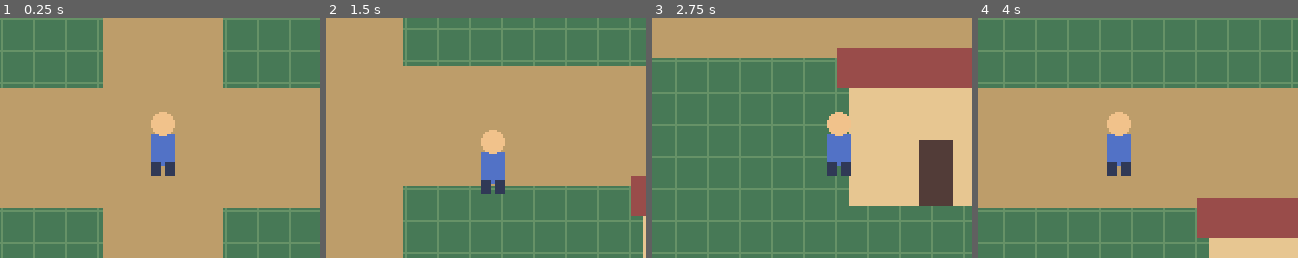
Above: before the commit, frames 1-4 (left to right).
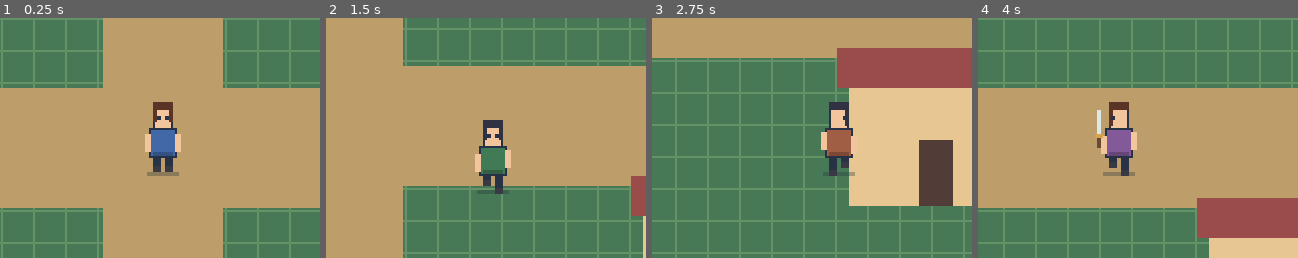
Above: after the commit, the same moments.

Repository: PylSerg/skyval-godot
Game: Godot game, scene res://prototype/camera_test.tscn
Two runs of this game, one before a commit and one after it. Both use one fixed random seed, a clock stepped at 60 frames per second and the inputs below.
Inputs:
- Up to frame 1 (0.25 s): no input
- Up to frame 2 (1.5 s): tap Enter at 0.5 s; hold Right (ui_right) 0.53-1.28 s; tap 1 at 0.6 s; tap 2 at 0.8, 1.35 s; hold Down (ui_down) from 1.28 s (still down)
- Up to frame 3 (2.75 s): tap 3 at 1.55, 2.1 s; release Down (ui_down) at 2.03 s; hold Right (ui_right) from 2.03 s (still down); tap 1 at 2.3 s
- Up to frame 4 (4 s): release Right (ui_right) at 2.78 s; hold Up (ui_up) 2.78-3.53 s; tap 1 at 2.85 s; tap 2 at 3.05, 3.6 s; hold Left (ui_left) from 3.53 s (still down); tap 3 at 3.8 s
The pictures show only the part of the screen within x 25-75%, y 23-73%; the shares and areas given below are measured in that part.

The runs differ from the first frame. In frame 1, 2.1% of the frame differs, in the area x 45-57%, y 35-66%; in frame 2, 2.1%; in frame 3, 1.9%; in frame 4, 2.3%, in the area x 36-50%, y 35-66%.

Commit message:
Add Skyval Character System v1: animated four-way avatar and optional LPC adapter

Diff:
--- /dev/null
+++ b/characters/character_visual.gd
@@ -0,0 +1,171 @@
+extends Node2D
+class_name SkyvalCharacterVisual
+## Character System v1: four-way, pixel-snapped animated avatar.
+## The procedural preview needs no artwork. Universal LPC is an optional renderer.
+
+enum Facing { SOUTH, WEST, EAST, NORTH }
+
+const LPC_SCRIPT := "res://addons/universal_lpc/universal_lpc_sprite_2d.gd"
+const LPC_METADATA := "res://addons/universal_lpc/universal_lpc_metadata.json"
+const OUTFIT_COLORS := ["#4368a8", "#417b56", "#a05e45", "#825a99"]
+const HAIR_COLORS := ["#5a3527", "#d5ad61", "#303142", "#bd7550"]
+
+@export_range(1.0, 16.0, 0.5) var walk_fps: float = 8.0
+@export var skin_color: Color = Color("#f2c59d")
+@export_group("Optional Universal LPC")
+@export var use_universal_lpc: bool = false
+@export var lpc_configuration: Dictionary = {}
+@export var lpc_origin_offset: Vector2 = Vector2(-32, -56)
+
+var facing: Facing = Facing.SOUTH
+var is_walking: bool = false
+var outfit_index: int = 0
+var hair_index: int = 0
+var weapon_equipped: bool = false
+
+var _walk_clock: float = 0.0
+var _walk_frame: int = 0
+var _lpc_renderer: Node2D = null
+
+func _ready() -> void:
+    texture_filter = CanvasItem.TEXTURE_FILTER_NEAREST
+    _try_enable_lpc()
+    queue_redraw()
+
+func _process(delta: float) -> void:
+    if _lpc_renderer != null or not is_walking:
+        return
+    _walk_clock += delta
+    var next_frame: int = int(floor(_walk_clock * walk_fps)) % 4
+    if next_frame != _walk_frame:
+        _walk_frame = next_frame
+        queue_redraw()
+
+func set_motion(direction: Vector2) -> void:
+    var next_walking: bool = direction.length_squared() > 0.0001
+    var next_facing: Facing = facing
+    if next_walking:
+        if absf(direction.x) > absf(direction.y):
+            next_facing = Facing.EAST if direction.x > 0.0 else Facing.WEST
+        else:
+            next_facing = Facing.SOUTH if direction.y > 0.0 else Facing.NORTH
+
+    var changed: bool = next_walking != is_walking or next_facing != facing
+    is_walking = next_walking
+    facing = next_facing
+    if not is_walking:
+        _walk_clock = 0.0
+        _walk_frame = 0
+    if changed:
+        if _lpc_renderer != null:
+            _apply_lpc_animation()
+        else:
+            queue_redraw()
+
+func cycle_outfit() -> void:
+    outfit_index = (outfit_index + 1) % OUTFIT_COLORS.size()
+    queue_redraw()
+
+func cycle_hair() -> void:
+    hair_index = (hair_index + 1) % HAIR_COLORS.size()
+    queue_redraw()
+
+func toggle_weapon() -> void:
+    weapon_equipped = not weapon_equipped
+    queue_redraw()
+
+func _try_enable_lpc() -> void:
+    if not use_universal_lpc:
+        return
+    if lpc_configuration.is_empty():
+        push_warning("Skyval LPC: configuration is empty; showing the prototype avatar.")
+        return
+    if not ResourceLoader.exists(LPC_SCRIPT) or not FileAccess.file_exists(LPC_METADATA):
+        push_warning("Skyval LPC: addon/metadata not installed in this Godot project; using prototype avatar.")
+        return
+
+    var renderer_script: Script = load(LPC_SCRIPT) as Script
+    if renderer_script == null:
+        push_warning("Skyval LPC: could not load renderer script; using prototype avatar.")
+        return
+    var instance: Object = renderer_script.new()
+    if not instance is Node2D:
+        push_warning("Skyval LPC: renderer is not a Node2D; using prototype avatar.")
+        return
+
+    _lpc_renderer = instance as Node2D
+    _lpc_renderer.name = "UniversalLpcRenderer"
+    _lpc_renderer.position = lpc_origin_offset
+    add_child(_lpc_renderer)
+    _lpc_renderer.set("configuration", lpc_configuration)
+    # The plugin rebuilds its sprites with call_deferred(); apply animation afterward.
+    call_deferred("_apply_lpc_animation")
+
+func _apply_lpc_animation() -> void:
+    if _lpc_renderer == null:
+        return
+    var direction_name: String = ["s", "w", "e", "n"][int(facing)]
+    var base_name: String = "walk" if is_walking else "idle"
+    _lpc_renderer.set("animation_name", "%s-%s" % [base_name, direction_name])
+    _lpc_renderer.set("is_playing", is_walking)
+
+func _draw() -> void:
+    if _lpc_renderer != null:
+        return
+    _draw_preview_avatar()
+
+func _draw_preview_avatar() -> void:
+    # Feet roughly coincide with the existing collision box at y=10.
+    var dark: Color = Color("#283246")
+    var shoe: Color = Color("#393944")
+    var cloth: Color = Color(OUTFIT_COLORS[outfit_index])
+    var hair: Color = Color(HAIR_COLORS[hair_index])
+    var swing: int = [0, 2, 0, -2][_walk_frame] if is_walking else 0
+    var bob: int = 1 if is_walking and _walk_frame == 2 else 0
+
+    # A small fixed ground shadow, distinct from the animated body.
+    draw_rect(Rect2(-8, 12, 16, 2), Color(0.14, 0.20, 0.23, 0.33))
+
+    # The sword is drawn behind a north-facing character.
+    if weapon_equipped and facing == Facing.NORTH:
+        _draw_sword(-10, -6)
+
+    # Shoes and legs alternate in a four-frame walking loop.
+    draw_rect(Rect2(-5, 3 + swing, 4, 8), dark)
+    draw_rect(Rect2(1, 3 - swing, 4, 8), dark)
+    draw_rect(Rect2(-5, 9 + swing, 4, 3), shoe)
+    draw_rect(Rect2(1, 9 - swing, 4, 3), shoe)
+
+    # Shirt, sleeves and tiny cuffs form independent appearance layers.
+    draw_rect(Rect2(-7, -10 - bob, 14, 15), dark)
+    draw_rect(Rect2(-6, -9 - bob, 12, 13), cloth)
+    draw_rect(Rect2(-9, -7 - bob - swing / 2.0, 3, 9), skin_color)
+    draw_rect(Rect2(6, -7 - bob + swing / 2.0, 3, 9), skin_color)
+    draw_rect(Rect2(-5, 2 - bob, 10, 2), cloth.darkened(0.22))
+
+    # Head and hairstyle rotate to four cardinal directions.
+    draw_rect(Rect2(-5, -22 - bob, 10, 13), dark)
+    draw_rect(Rect2(-4, -21 - bob, 8, 11), skin_color)
+    draw_rect(Rect2(-5, -23 - bob, 10, 4), hair)
+    if facing == Facing.NORTH:
+        draw_rect(Rect2(-5, -20 - bob, 10, 9), hair)
+        draw_rect(Rect2(-4, -13 - bob, 8, 2), hair.darkened(0.15))
+    elif facing == Facing.SOUTH:
+        draw_rect(Rect2(-5, -19 - bob, 2, 6), hair)
+        draw_rect(Rect2(3, -19 - bob, 2, 6), hair)
+        draw_rect(Rect2(-3, -16 - bob, 2, 2), dark)
+        draw_rect(Rect2(1, -16 - bob, 2, 2), dark)
+    elif facing == Facing.WEST:
+        draw_rect(Rect2(-5, -19 - bob, 2, 8), hair)
+        draw_rect(Rect2(-4, -16 - bob, 2, 2), dark)
+    else:
+        draw_rect(Rect2(3, -19 - bob, 2, 8), hair)
+        draw_rect(Rect2(2, -16 - bob, 2, 2), dark)
+
+    if weapon_equipped and facing != Facing.NORTH:
+        _draw_sword(9 if facing != Facing.WEST else -12, -7)
+
+func _draw_sword(x: float, y: float) -> void:
+    draw_rect(Rect2(x + 1, y - 12, 2, 13), Color("#dce7e9"))
+    draw_rect(Rect2(x, y, 4, 2), Color("#d6a44c"))
+    draw_rect(Rect2(x + 1, y + 2, 2, 5), Color("#654a39"))
--- a/prototype/camera_test.tscn
+++ b/prototype/camera_test.tscn
@@ -1,9 +1,9 @@
-[gd_scene load_steps=5 format=3]
+[gd_scene load_steps=6 format=3]
 
 [ext_resource type="Script" path="res://prototype/camera_test.gd" id="1_world"]
 [ext_resource type="Script" path="res://prototype/player.gd" id="2_player"]
-
 [ext_resource type="Script" path="res://prototype/smart_camera.gd" id="3_smart_camera"]
+[ext_resource type="Script" path="res://characters/character_visual.gd" id="4_visual"]
 
 [sub_resource type="RectangleShape2D" id="RectangleShape2D_player"]
 size = Vector2(10, 8)
@@ -19,6 +19,9 @@
 position = Vector2(0, 10)
 shape = SubResource("RectangleShape2D_player")
 
+[node name="CharacterVisual" type="Node2D" parent="Player"]
+script = ExtResource("4_visual")
+
 [node name="Camera2D" type="Camera2D" parent="Player"]
 top_level = true
 enabled = true
--- a/prototype/player.gd
+++ b/prototype/player.gd
@@ -1,27 +1,33 @@
 extends CharacterBody2D
-## Arrow keys move the temporary player; Camera2D follows as its child.
+## Prototype movement, now driven by an independent four-direction character visual.
 
 const SPEED := 100.0
 const EDGE_MARGIN := Vector2(8.0, 14.0)
 
 @export var world_bounds := Rect2(Vector2.ZERO, Vector2(1280.0, 960.0))
 
+@onready var appearance: SkyvalCharacterVisual = $CharacterVisual
+
 func _physics_process(_delta: float) -> void:
-    var direction := Input.get_vector("ui_left", "ui_right", "ui_up", "ui_down")
+    var direction: Vector2 = Input.get_vector("ui_left", "ui_right", "ui_up", "ui_down")
     velocity = direction * SPEED
     move_and_slide()
-    # Don't let the avatar leave the drawable map.
     global_position = global_position.clamp(
         world_bounds.position + EDGE_MARGIN,
         world_bounds.end - EDGE_MARGIN
     )
+    appearance.set_motion(direction)
 
-func _draw() -> void:
-    draw_ellipse_placeholder()
-
-func draw_ellipse_placeholder() -> void:
-    # A visible 16x24 pixel prototype avatar, with a separate head.
-    draw_rect(Rect2(-6, -7, 12, 16), Color("#5272c6"))
-    draw_circle(Vector2(0, -12), 6.0, Color("#f1c28b"))
-    draw_rect(Rect2(-6, 7, 5, 7), Color("#303956"))
-    draw_rect(Rect2(1, 7, 5, 7), Color("#303956"))
+func _unhandled_key_input(event: InputEvent) -> void:
+    if not event is InputEventKey:
+        return
+    if not event.pressed or event.echo:
+        return
+    # PC-only appearance smoke test; future inventory UI will call the same methods.
+    match event.keycode:
+        KEY_1:
+            appearance.cycle_outfit()
+        KEY_2:
+            appearance.cycle_hair()
+        KEY_3:
+            appearance.toggle_weapon()
